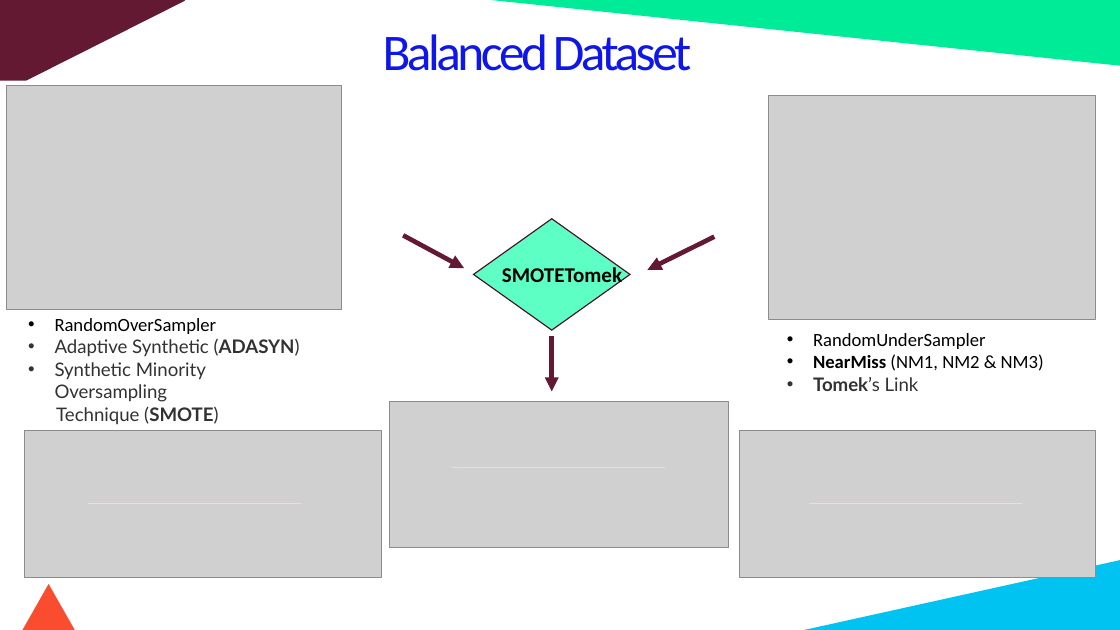
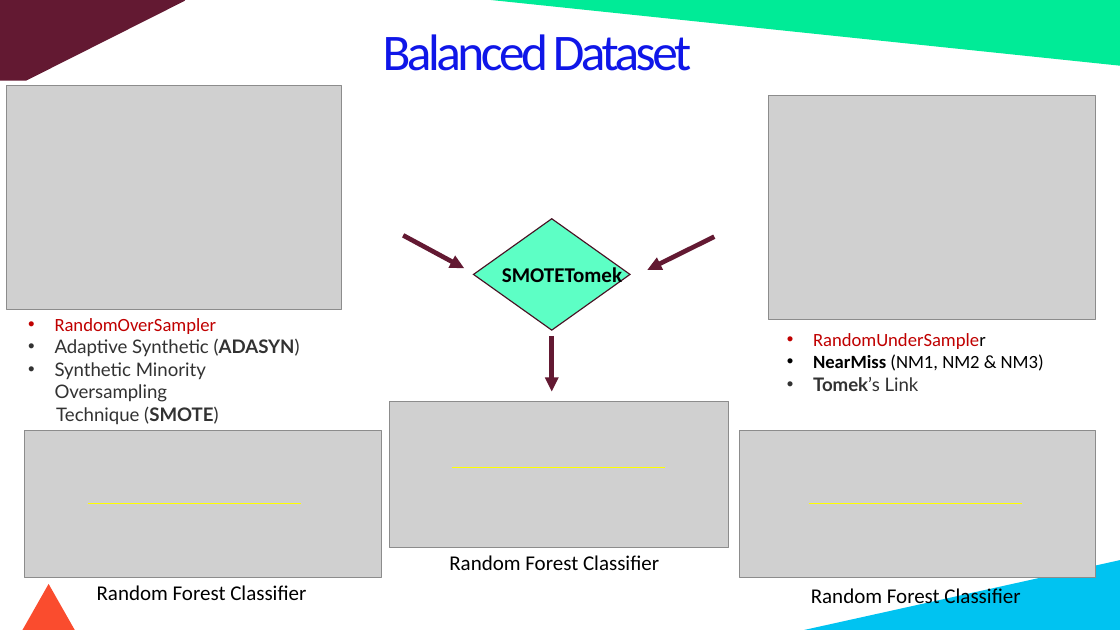
Before and after one commit to fbrowther/Detecting-Fraudulent-Credit-Card-Transactions-Using-Machine-Learning, a slide deck: slide 22 of Presentation - CreditCardTransactions.pptx. Drawn at 1120x630 pixels with LibreOffice and Linux fonts; fonts in the diff are those of the drawing; grey boxes stand for pictures. Boxes give left, top, right and bottom in pixels: in the first picture for what was removed or moved away, otherwise in the second. Text is boxed around its words. In the diff, an @@ line names an element or a change of style, - is before the commit and + after.

```diff
--- a/Presentation - CreditCardTransactions.pptx
+++ b/Presentation - CreditCardTransactions.pptx
@@ text at <box>55,318,217,334</box>: text colour #000000 to #C00000 in "RandomOverSampler" @@
@@ text at <box>813,333,986,349</box>: text colour #000000 to #C00000 in "RandomUnderSampler" @@
@@ text added at <box>449,555,659,570</box>, 18 pt, text #000000 @@
+Random Forest Classifier
@@ text added at <box>97,585,306,600</box>, 18 pt, text #000000 @@
+Random Forest Classifier
@@ text added at <box>811,585,1020,609</box>, 18 pt, text #000000 @@
+Random Forest Classifier
```
Also in this commit, not shown: 4 other slides changed, 1 other file.
